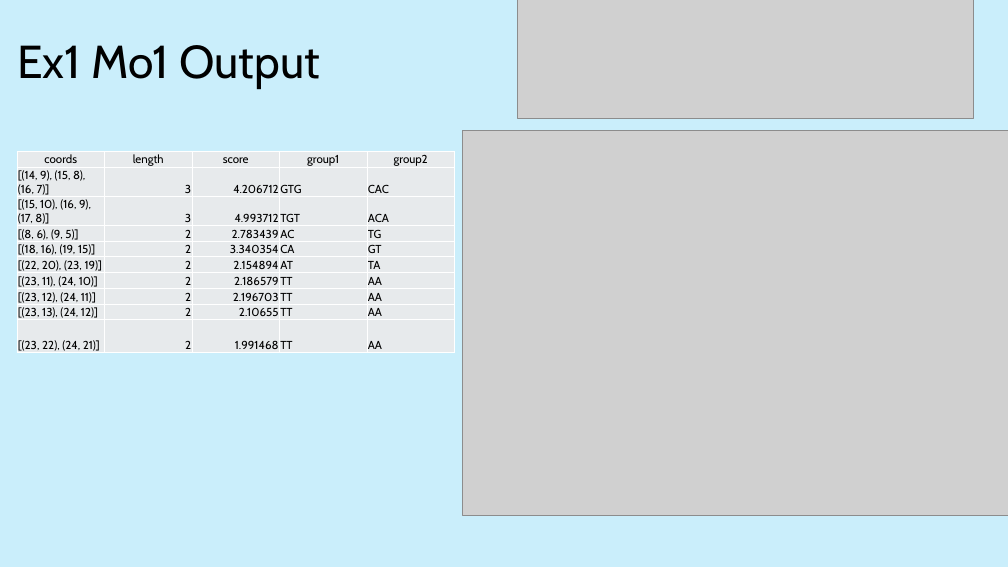
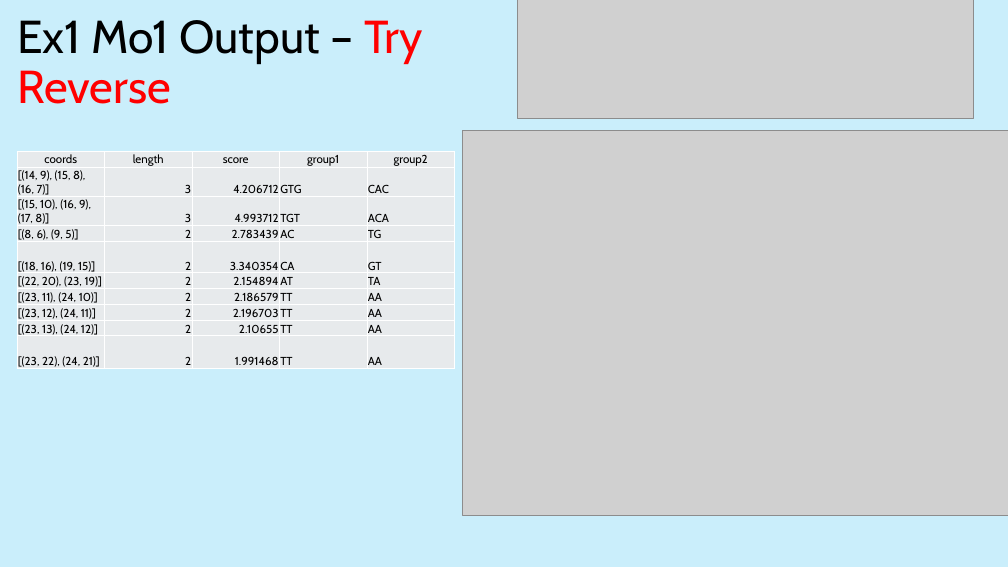
Before and after one commit to eshin21/drippy, a slide deck: slide 10 of Presentations/May Motif Gallery.pptx. Drawn at 1008x567 pixels with LibreOffice and Linux fonts; fonts in the diff are those of the drawing; grey boxes stand for pictures. Boxes give left, top, right and bottom in pixels: in the first picture for what was removed or moved away, otherwise in the second. Text is boxed around its words. In the diff, an @@ line names an element or a change of style, - is before the commit and + after.

```diff
--- a/Presentations/May Motif Gallery.pptx
+++ b/Presentations/May Motif Gallery.pptx
@@ title at (17, 20, 423, 104): text changed @@
-Ex1 Mo1 Output
+Ex1 Mo1 Output – Try Reverse
@@ table: place and size @@
-table at (17, 151, 456, 415)
+table at (17, 151, 456, 419)
```
Also in this commit, not shown: 7 other slides changed, 10 slides added, 43 other files.
